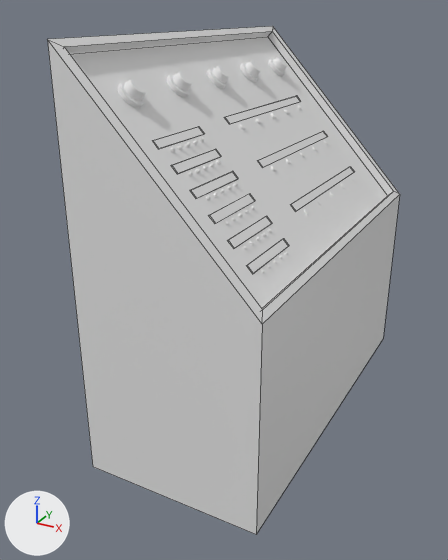
A saved change to the Blender file Assets/Models/Console.blend.
Before and after are seen from a 50 mm camera at (0.77, -2.86, 1.11) aimed at (-0.69, -0.19, -0.22). The axes (+X, +Y, +Z) are drawn at lower left. The lights are the same throughout. Mesh edges are drawn as thin lines on the coarser meshes.
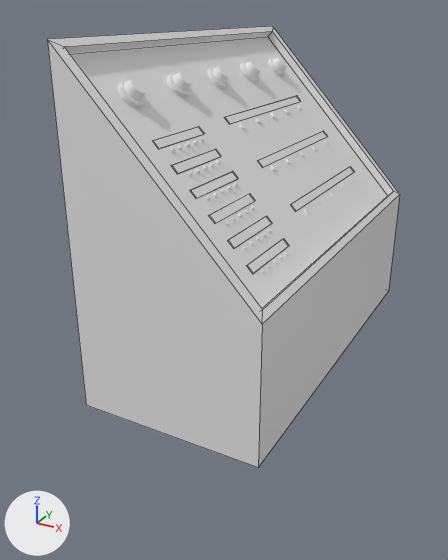
Edits to the bpy script that builds the scene:
```text
Change me_cube:
    where me_cube.from_pydata(...)  # 16 vertices, 14 faces; spans x -1.01..-0.09, y -1.0..1.0, z -1.0..1.0
    used by ob_cube; location = (0.0, 0.0, 0.0)
    before: 1 (-0.09, 1.0, -1.0) at pixel (383, 338), 3 (-0.09, -1.0, -1.0) at pixel (256, 534), 5 (-1.0, 1.0, -1.0), 7 (-1.0, -1.0, -1.0) at pixel (92, 466)
    me_cube part 1
    add for i in [1, 3, 5, 7]: me_cube.vertices[i].co += Vector((0.0, 0.0, 0.37))
```

Where the change shows, as pixel boxes [x1, y1, x2, y2] in the pictures (448 x 560 px; the box of a moved part takes in the faces that stretch with it):
'Cube', reshaped (13% shorter)
    before: [47, 26, 400, 534]
    after: [47, 26, 400, 467]
part 1 of me_cube, moved or reshaped
    before: [86, 286, 389, 534]
    after: [86, 286, 389, 467]
